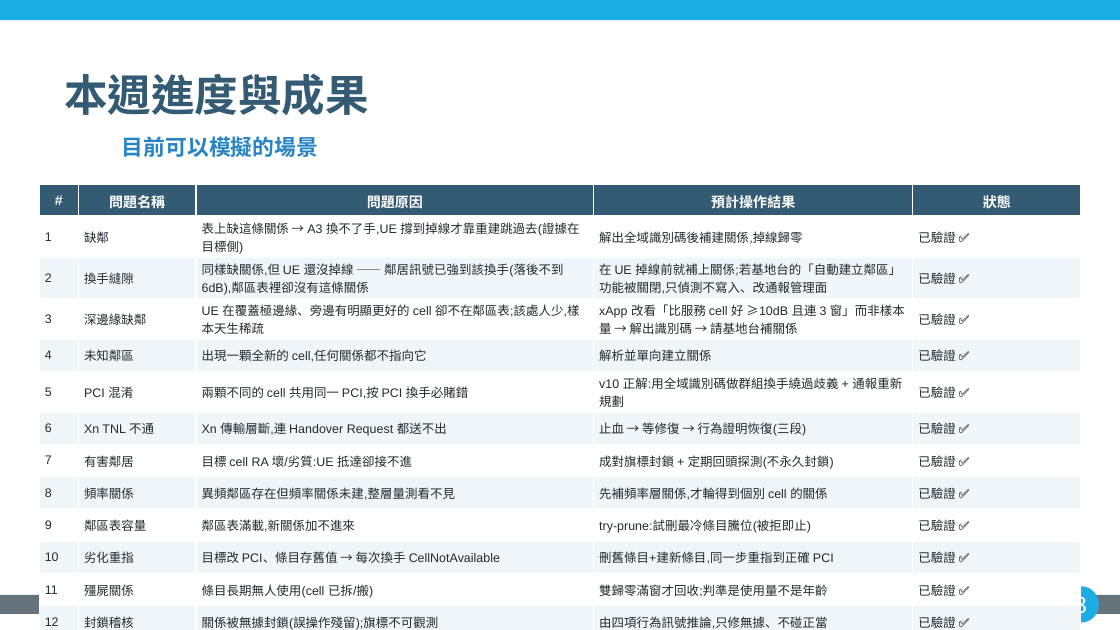
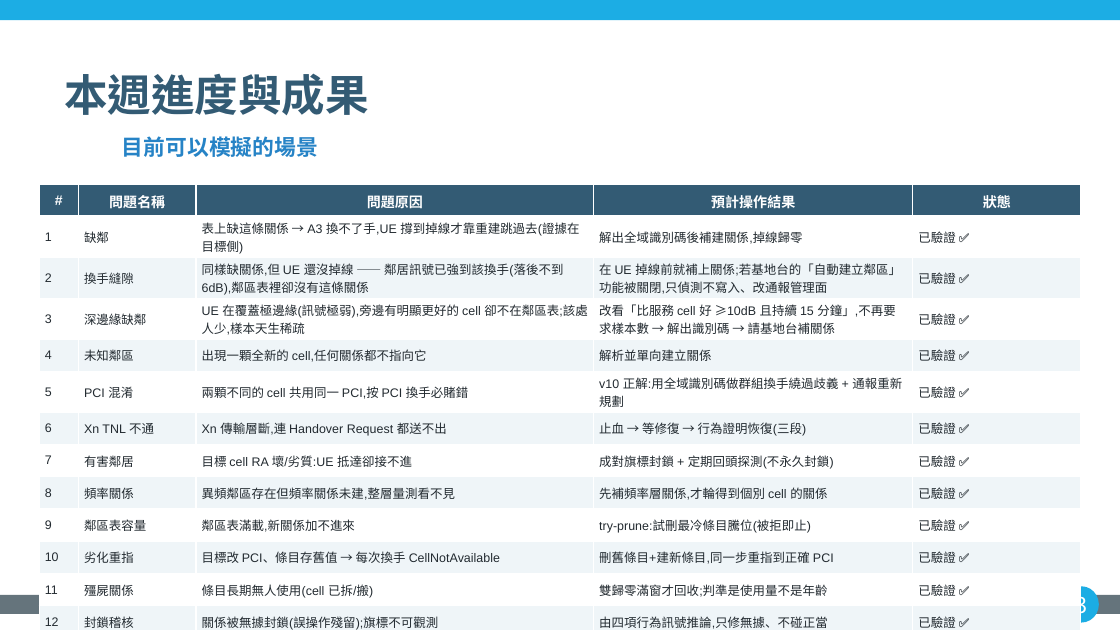
Before and after one commit to kimOuO/RAN-sim-OAI, a slide deck: slide 3 of docs/report/8_27_進度報告_v10十二題.pptx. Drawn at 1120x630 pixels with LibreOffice and Linux fonts; fonts in the diff are those of the drawing; background and template pictures are left out. Boxes give left, top, right and bottom in pixels: in the first picture for what was removed or moved away, otherwise in the second. Text is boxed around its words. In the diff, an @@ line names an element or a change of style, - is before the commit and + after.

```diff
--- a/docs/report/8_27_進度報告_v10十二題.pptx
+++ b/docs/report/8_27_進度報告_v10十二題.pptx
@@ table at <box>39,185,1081,630</box> @@
-row 4, column 3: UE 在覆蓋極邊緣、旁邊有明顯更好的 cell 卻不在鄰區表;該處人少,樣本天生稀疏
+row 4, column 3: UE 在覆蓋極邊緣(訊號極弱),旁邊有明顯更好的 cell 卻不在鄰區表;該處人少,樣本天生稀疏
-row 4, column 4: xApp 改看「比服務 cell 好 ≥10dB 且連 3 窗」而非樣本量 → 解出識別碼 → 請基地台補關係
+row 4, column 4: 改看「比服務 cell 好 ≥10dB 且持續 15 分鐘」,不再要求樣本數 → 解出識別碼 → 請基地台補關係
```
Also in this commit, not shown: 4 other slides changed.
